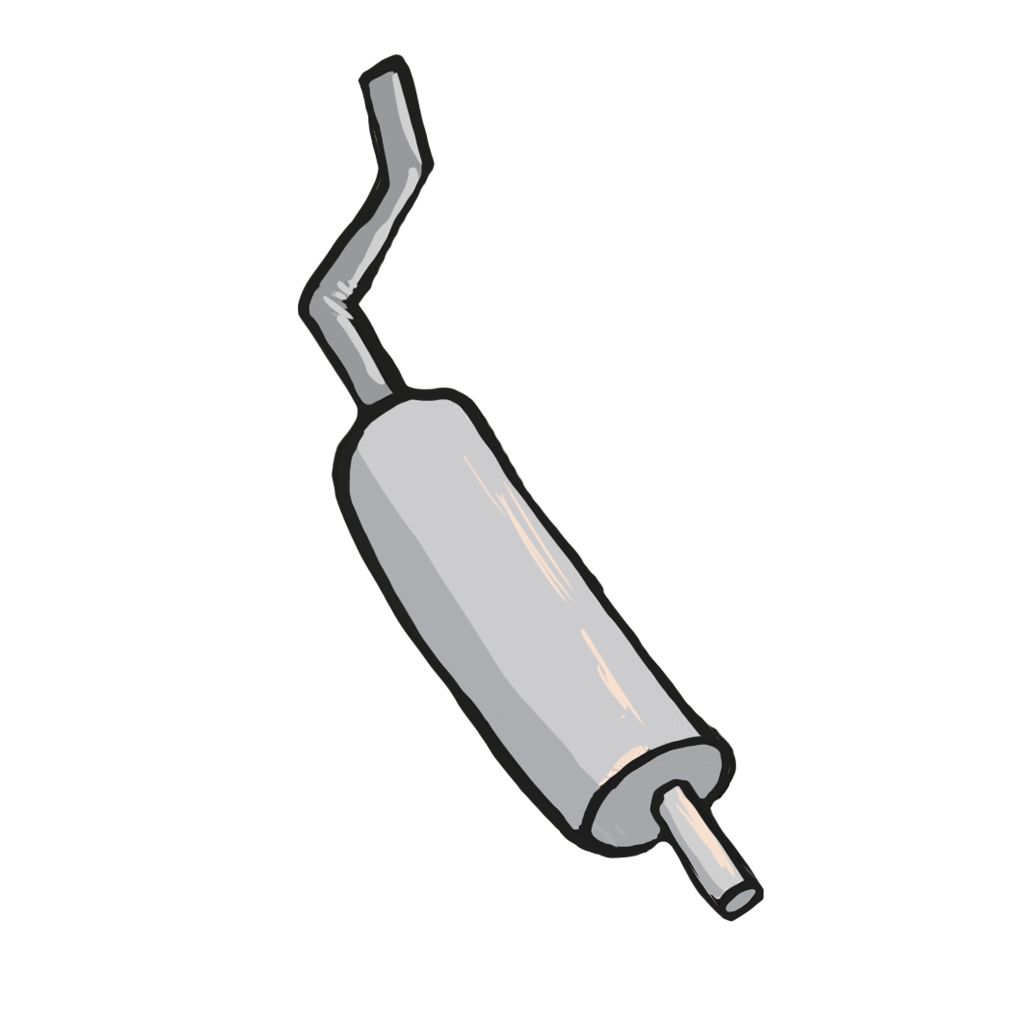
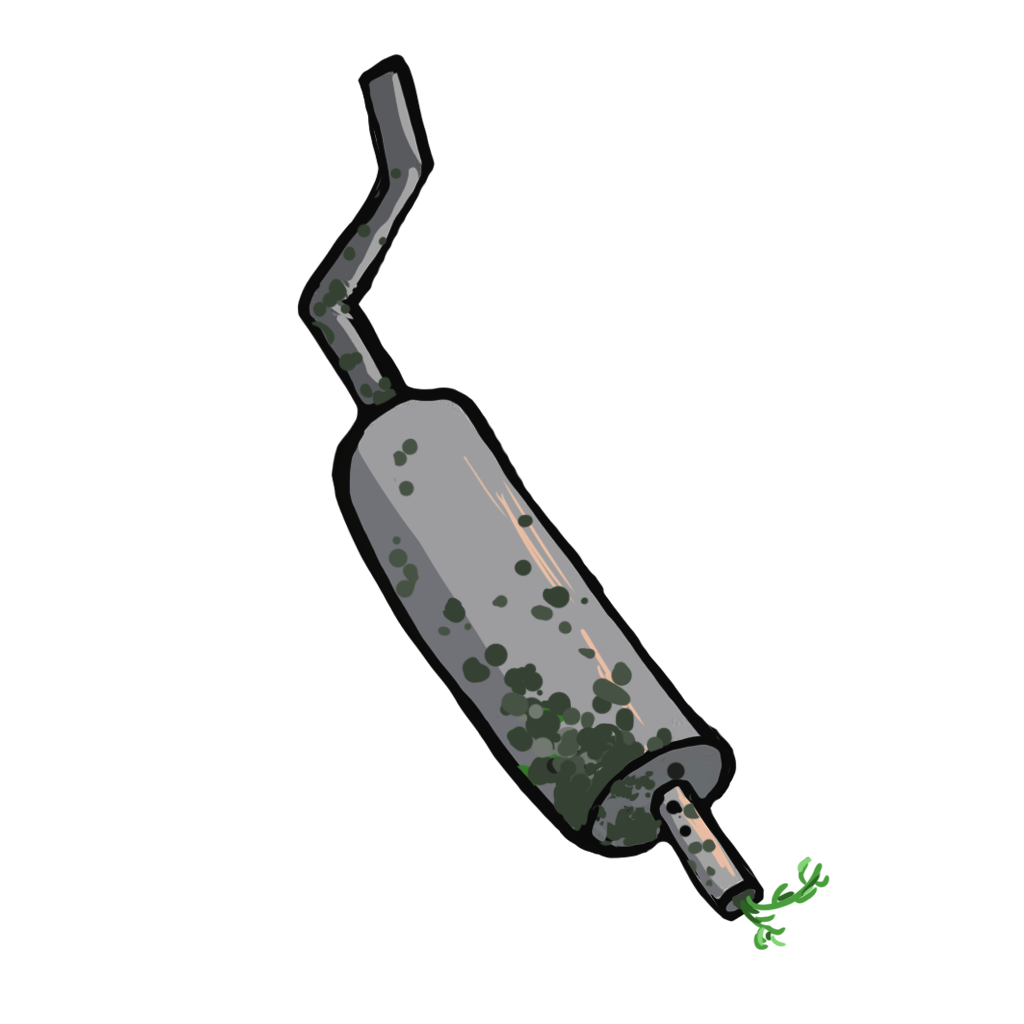
Comparing the layer stacks of the two 1024 × 1024 images. Changes:
added layer "Layer 3" above "Layer 2" over [310, 168, 830, 950]
painted on "Layer 2" over [297, 54, 765, 922]
